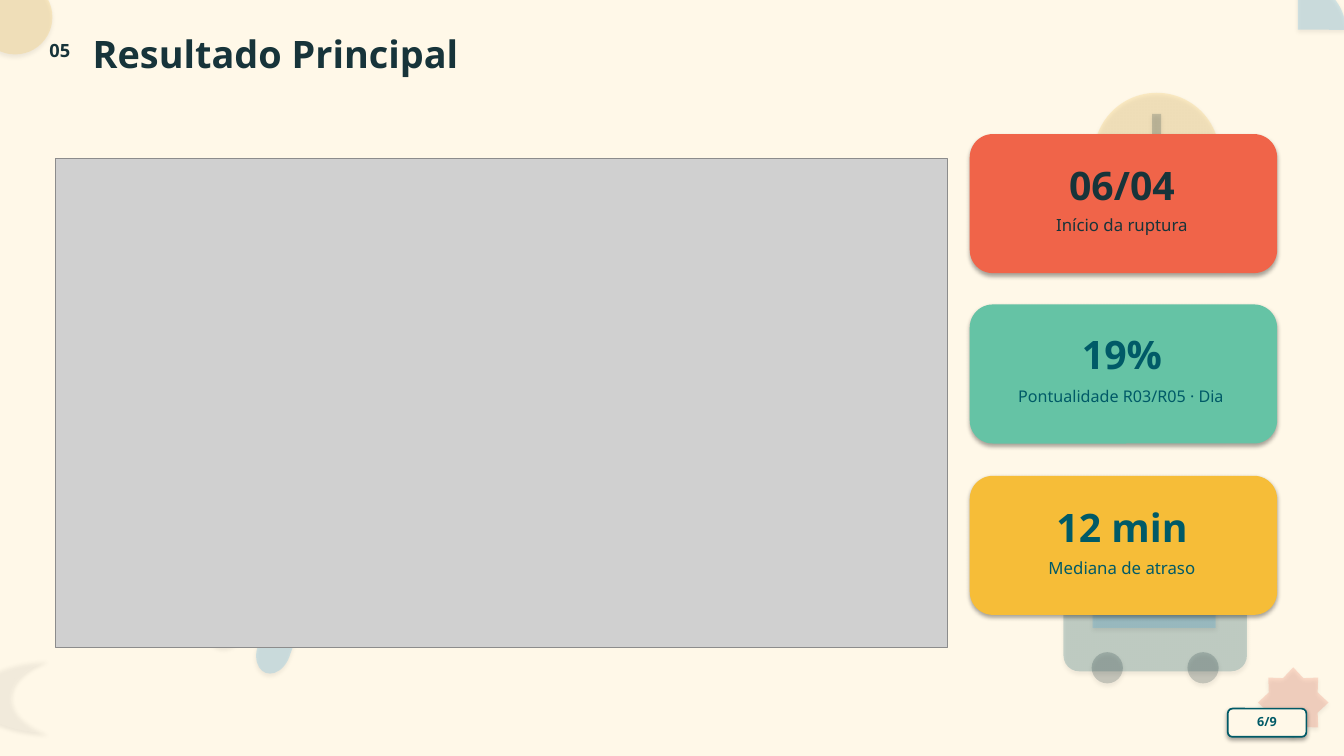
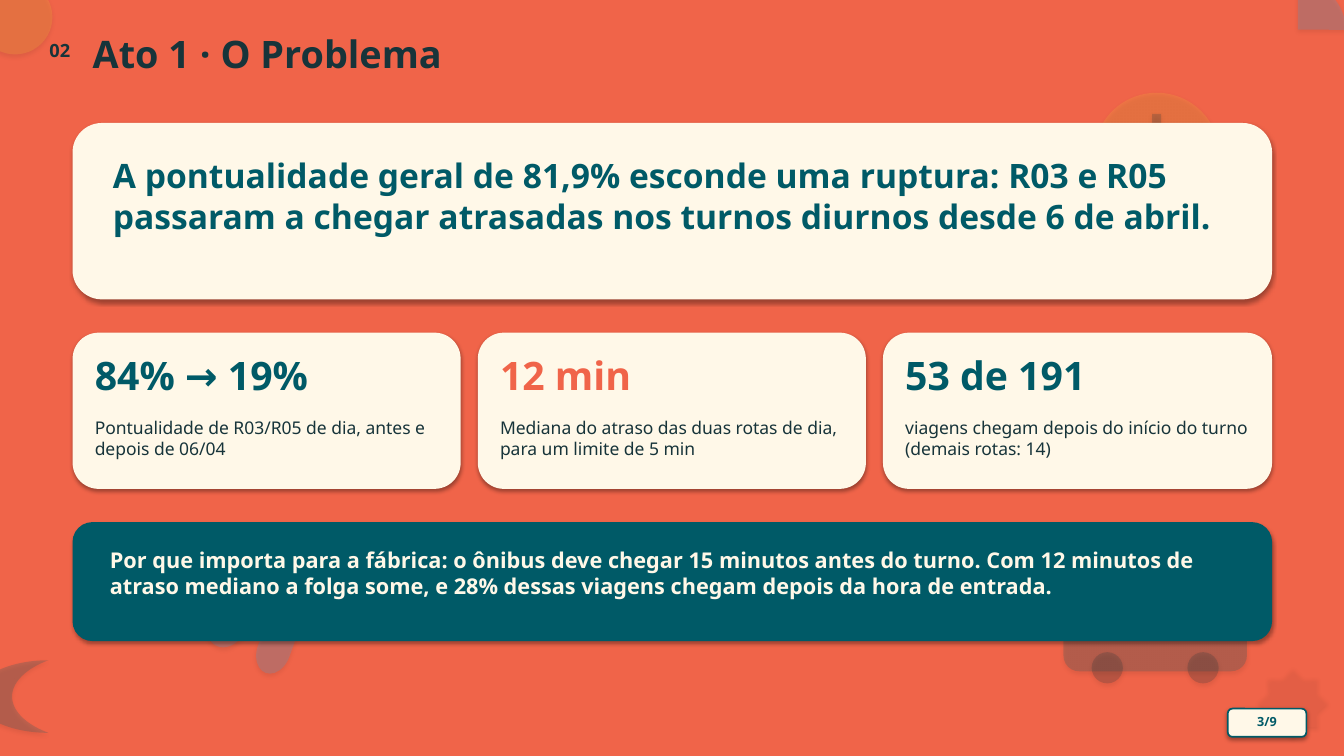
Before and after one commit to JulianaBallin/TransitTrace, a slide deck: slide 3 of docs/apresentacao/apresentacao_rota_em_dia.pptx (slide 6 before the commit). Drawn at 1344x756 pixels with LibreOffice and Linux fonts; fonts in the diff are those of the drawing; grey boxes stand for pictures. Boxes give left, top, right and bottom in pixels: in the first picture for what was removed or moved away, otherwise in the second. Text is boxed around its words. In the diff, an @@ line names an element or a change of style, - is before the commit and + after.

```diff
--- a/docs/apresentacao/apresentacao_rota_em_dia.pptx
+++ b/docs/apresentacao/apresentacao_rota_em_dia.pptx
@@ background #FFF8E8 to #F06449 @@
@@ text at (49,44,70,57): text changed @@
-05
+02
@@ text at (93,39,441,69): text changed @@
-Resultado Principal
+Ato 1 · O Problema
@@ rounded rectangle added at (73,123,1272,299), fill #FFF8E8 @@
@@ rounded rectangle removed at (970,134,1277,273) @@
@@ picture removed at (55,158,948,647) @@
@@ text added at (113,162,1211,237), 24 pt, text #005A67, bold @@
+A pontualidade geral de 81,9% esconde uma ruptura: R03 e R05 passaram a chegar atrasadas nos turnos diurnos desde 6 de abril.
@@ text removed at (1069,171,1175,201) @@
-06/04
@@ text removed at (1056,218,1188,235) @@
-Início da ruptura
@@ rounded rectangle added at (73,333,461,489), fill #FFF8E8 @@
@@ rounded rectangle added at (478,333,866,489), fill #FFF8E8 @@
@@ text "12 min": place and size @@
-text "12 min" at (1056,512,1187,542)
+text "12 min" at (500,360,631,390)
@@ text "12 min" at (500,360,631,390): text colour #005A67 to #F06449; alignment centre to left @@
@@ rounded rectangle: place and size @@
-rounded rectangle at (970,304,1277,444)
+rounded rectangle at (883,333,1272,489)
@@ rounded rectangle at (883,333,1272,489): fill #65C3A5 to #FFF8E8 @@
@@ text at (95,361,308,391): text changed @@
-19%
+84% → 19%
@@ text at (905,360,1085,391): text changed; size 12 to 28 pt; bold on @@
-Mediana de atraso
+53 de 191
@@ text removed at (1018,390,1224,402) @@
-Pontualidade R03/R05 · Dia
@@ text added at (95,420,425,460), 12.5 pt, text #17343A @@
+Pontualidade de R03/R05 de dia, antes e depois de 06/04
@@ text added at (500,420,837,460), 12.5 pt, text #17343A @@
+Mediana do atraso das duas rotas de dia, para um limite de 5 min
@@ text added at (905,420,1248,458), 12.5 pt, text #17343A @@
+viagens chegam depois do início do turno (demais rotas: 14)
@@ rounded rectangle removed at (970,476,1277,615) @@
@@ rounded rectangle added at (73,522,1272,641), fill #005A67 @@
@@ text added at (110,551,1194,600), 15.5 pt, text #FFF8E8, bold @@
+Por que importa para a fábrica: o ônibus deve chegar 15 minutos antes do turno. Com 12 minutos de atraso mediano a folga some, e 28% dessas viagens chegam depois da hora de entrada.
@@ moon at (0,660,48,733): fill #FFF8E8 at 20% opacity to #005A67 at 20% opacity @@
@@ text at (1257,717,1277,726): text changed @@
-6/9
+3/9
```
Also in this commit, not shown: 4 other slides changed, 3 slides added, 3 slides removed, 9 other files.
